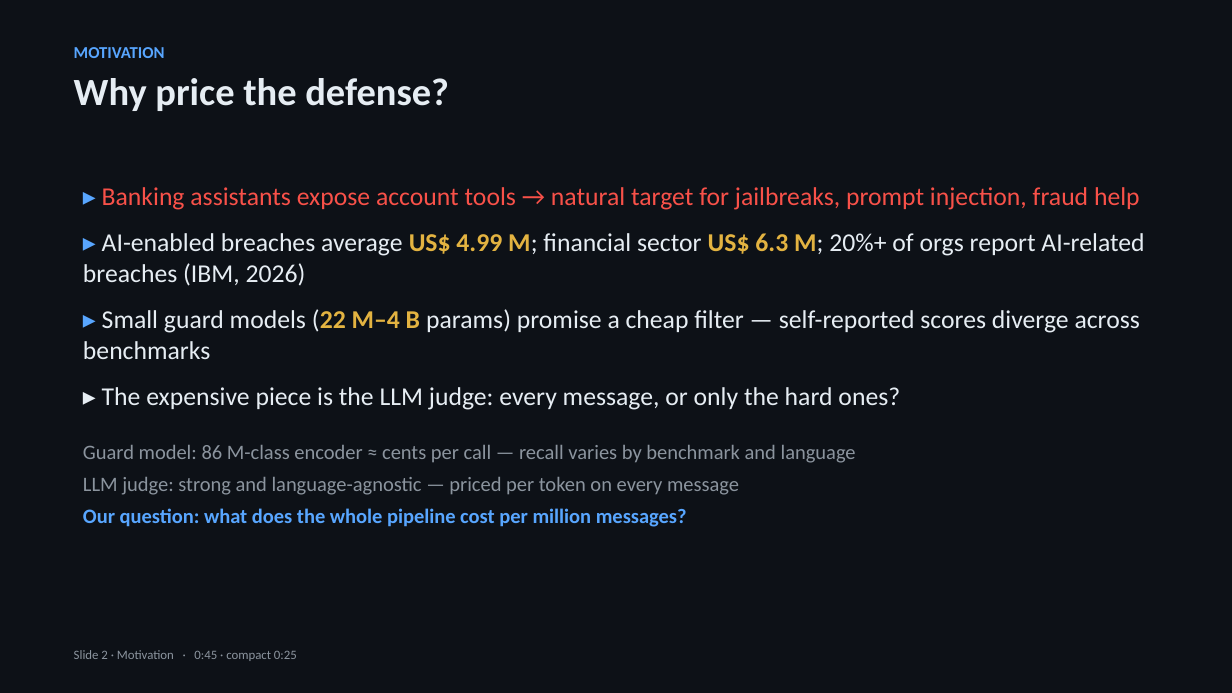
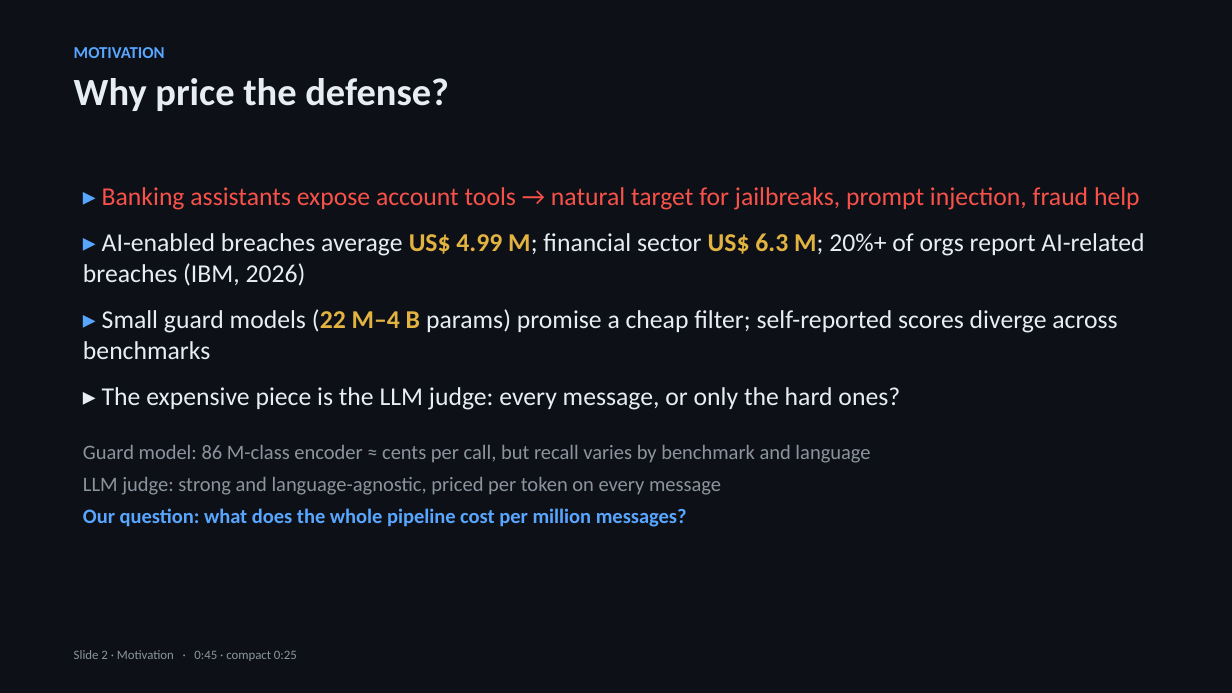
Before and after one commit to leokawakami/portfolio-pcs5917, a slide deck: slide 2 of 07-artigo/apresentacao-v1/slides.pptx. Drawn at 1232x693 pixels with LibreOffice and Linux fonts; fonts in the diff are those of the drawing. Boxes give left, top, right and bottom in pixels: in the first picture for what was removed or moved away, otherwise in the second. Text is boxed around its words. In the diff, an @@ line names an element or a change of style, - is before the commit and + after.

```diff
--- a/07-artigo/apresentacao-v1/slides.pptx
+++ b/07-artigo/apresentacao-v1/slides.pptx
@@ text at [83,309,1117,359]: text changed @@
-▸ Small guard models (22 M–4 B params) promise a cheap filter — self-reported scores diverge across benchmarks
+▸ Small guard models (22 M–4 B params) promise a cheap filter; self-reported scores diverge across benchmarks
@@ text at [83,445,870,495]: text changed @@
-Guard model: 86 M-class encoder ≈ cents per call — recall varies by benchmark and language
-LLM judge: strong and language-agnostic — priced per token on every message
+Guard model: 86 M-class encoder ≈ cents per call, but recall varies by benchmark and language
+LLM judge: strong and language-agnostic, priced per token on every message
```
Also in this commit, not shown: 6 other slides changed, 4 other files.
